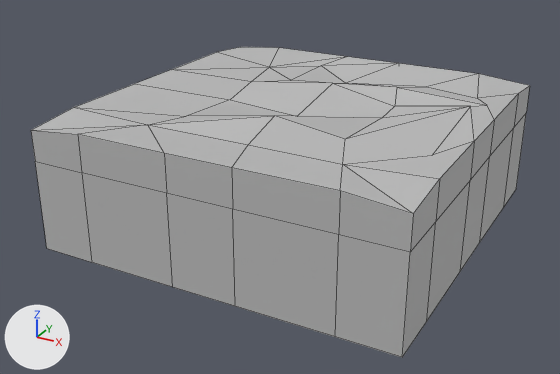
The FBX model Assets/3_Scena 3D/Meshes/Tiles/SM_Tile_Block.fbx, before and after one commit.
Both versions are drawn from a camera (50 mm lens) standing at (0.2603, -0.0812, 0.0441) and looking at (0.2174, -0.0031, 0.0051). The lights are fixed; the arrows at lower left show +X, +Y and +Z. Mesh edges are drawn as thin lines. Where no turn or scale is listed for an object, it has been applied to the vertices.

In view in the first picture: 'SM_Tile_Block1', 'SM_Tile_Block2'.
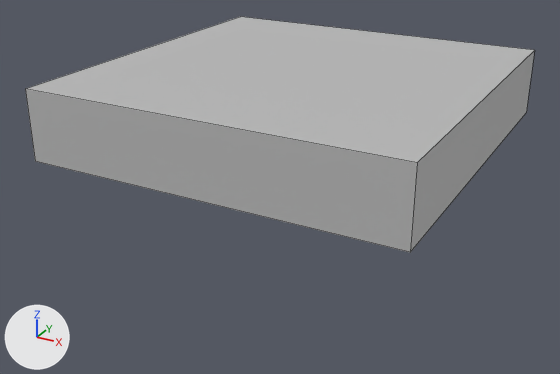
The newer file is also turned or shifted as a whole; pictures and numbers use the older file's frame.

Boxes [x1, y1, x2, y2] around the edits, measured in the pictures (560 x 374 px):
```json
{"object": "SM_Tile_Block1", "change": "reshaped", "before": [31, 47, 530, 252], "after": [25, 17, 535, 252], "on screen": "15% taller"}
{"object": "SM_Tile_Block2", "change": "no longer drawn", "before": [35, 114, 526, 358]}
```

Edits to the scene script, one JSON object a line:
```json
{"block": "me_mesh_001", "where": "# used by ob_sm_tile_block2; location = (0.21871, 0.0, 0.0082)"}
{"op": "remove", "block": "me_mesh_001", "code": "me_mesh_001.from_pydata(...)  # 40 vertices, 20 faces; spans x -0.0225..0.0225, y -0.0225..0.0225, z -0.0082..0.003"}
{"op": "remove", "block": "me_mesh_001", "code": "me_mesh_001.materials.append(mat_lambert1)  # grey #bcbcbc"}
{"op": "add", "block": "me_mesh_001", "code": "me_mesh_001.from_pydata(...)  # 0 vertices, 0 faces; spans empty"}
{"block": "me_mesh_001", "change": "me_mesh_001 part 1: the whole mesh is rebuilt"}
{"block": "me_mesh", "where": "# used by ob_sm_tile_block1; location = (0.21871, 0.0, 0.0082)"}
{"op": "remove", "block": "me_mesh", "code": "me_mesh.from_pydata(...)  # 62 vertices, 63 faces; spans x -0.0225..0.0225, y -0.0225..0.0225, z 0.003..0.0082"}
{"op": "add", "block": "me_mesh", "code": "me_mesh.from_pydata(...)  # 8 vertices, 5 faces; spans x -0.0225..0.0225, y -0.0225..0.0225, z 0.003..0.0116"}
{"block": "me_mesh", "change": "me_mesh part 2"}
{"block": "me_mesh", "change": "58 vertices are removed from x -0.0225..0.0225, y -0.0225..0.0225, z 0.003..0.0082"}
{"block": "me_mesh", "change": "63 faces are deleted"}
{"block": "me_mesh", "change": "4 vertices are added at (0.0225, -0.0225, 0.0116), (0.0225, 0.0225, 0.0116), (-0.0225, -0.0225, 0.0116), (-0.0225, 0.0225, 0.0116)"}
{"block": "me_mesh", "change": "5 new faces join them"}
```
